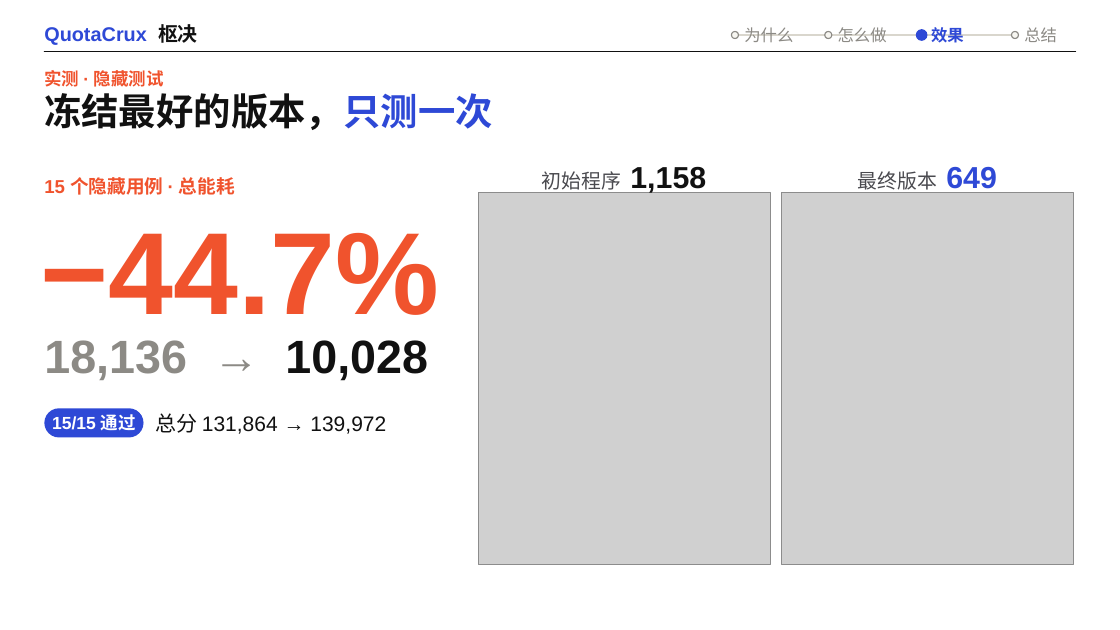
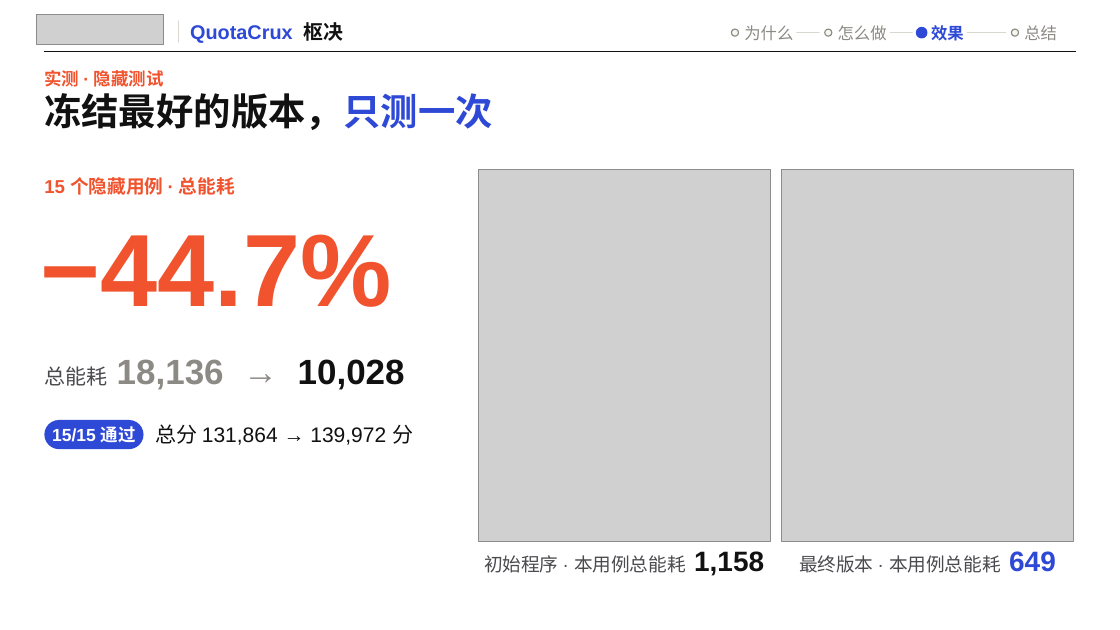
Before and after one commit to bohack-2026-hw/QuotaCrux, a slide deck: slide 15 of docs/presentation/QuotaCrux.pptx. Drawn at 1120x630 pixels with LibreOffice and Linux fonts; fonts in the diff are those of the drawing; grey boxes stand for pictures; background and template pictures are left out. Boxes give left, top, right and bottom in pixels: in the first picture for what was removed or moved away, otherwise in the second. Text is boxed around its words. In the diff, an @@ line names an element or a change of style, - is before the commit and + after.

Commit message:
deck: BoHack intro on the cover and lockup top-left on every slide; centred card text, units on every number, nav gaps, centred cross, no wraps

```diff
--- a/docs/presentation/QuotaCrux.pptx
+++ b/docs/presentation/QuotaCrux.pptx
@@ picture added at (x1=37, y1=14, x2=164, y2=45) @@
@@ line added from (178, 21) to (178, 42), #D9D6CD 1 pt @@
@@ text "QuotaCrux 枢决" moved from (x1=44, y1=24, x2=198, y2=45) to (x1=190, y1=22, x2=344, y2=43) @@
@@ line added from (797, 33) to (819, 33), #D9D6CD 1 pt @@
@@ line moved from (735, 35) - (1015, 35) to (891, 33) - (912, 33) @@
@@ line added from (967, 33) to (1006, 33), #D9D6CD 1 pt @@
@@ picture moved from (x1=478, y1=192, x2=770, y2=565) to (x1=478, y1=169, x2=770, y2=541) @@
@@ picture moved from (x1=782, y1=192, x2=1074, y2=565) to (x1=782, y1=169, x2=1074, y2=541) @@
@@ text "−44.7%" at (x1=41, y1=234, x2=392, y2=307): size 100 to 88 pt; vertical alignment top to middle @@
@@ text at (x1=44, y1=359, x2=405, y2=390): text changed; size 40 to 30 pt @@
-18,136 → 10,028
+总能耗 18,136 → 10,028
@@ text "总能耗 18,136 → 10,028" at (x1=44, y1=359, x2=405, y2=390): vertical alignment top to middle @@
@@ text "15/15 通过" moved from (x1=52, y1=414, x2=136, y2=430) to (x1=52, y1=426, x2=136, y2=442) @@
@@ rounded rectangle moved from (x1=45, y1=408, x2=144, y2=438) to (x1=45, y1=420, x2=144, y2=450) @@
@@ text at (x1=155, y1=424, x2=413, y2=445): text changed @@
-总分 131,864 → 139,972
+总分 131,864 → 139,972 分
@@ text at (x1=484, y1=551, x2=764, y2=576): text changed; size 26 to 16 pt; text colour #111111 to #4A4A4F; bold off @@
-初始程序 1,158
+初始程序 · 本用例总能耗 1,158
@@ text at (x1=799, y1=551, x2=1056, y2=573): text changed; size 17 to 16 pt @@
-最终版本 649
+最终版本 · 本用例总能耗 649
```
Also in this commit, not shown: 21 other slides changed, 6 other files.
